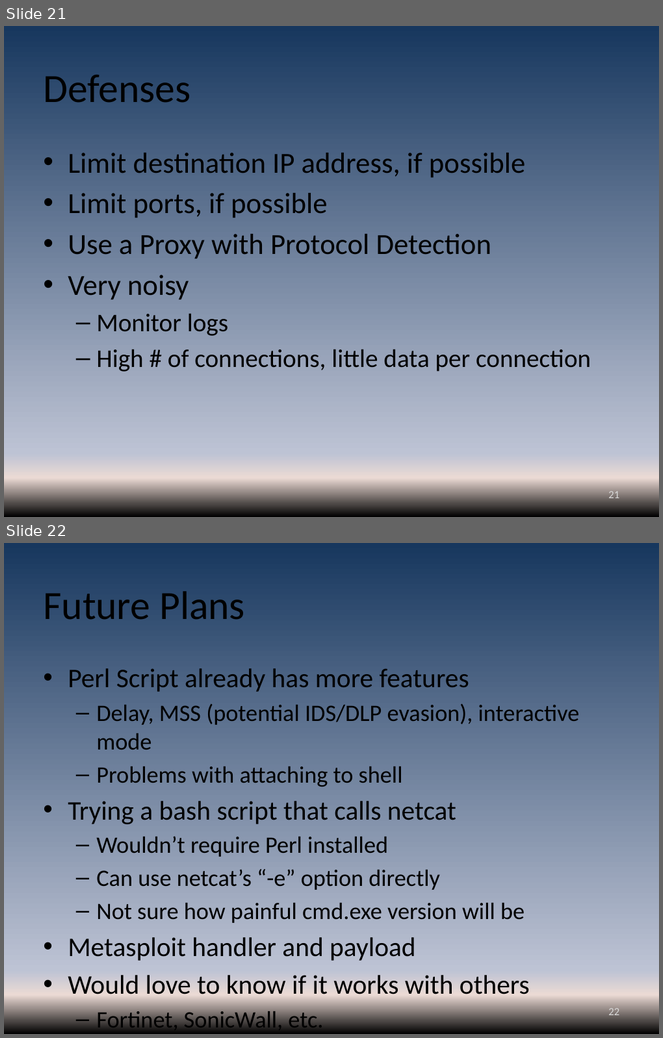
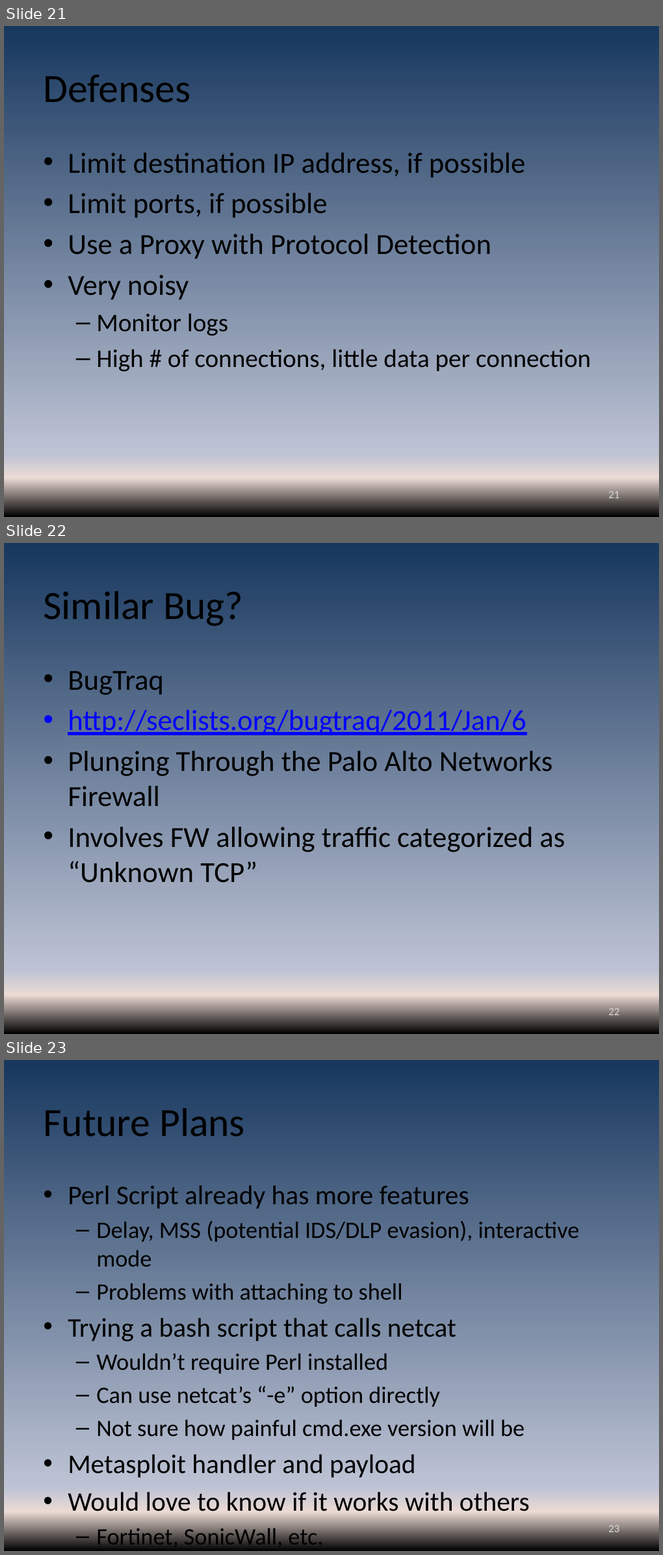
Before and after one commit to superponible/presentations, a slide deck: Bypassing Next-Gen Firewall Rules.pptx. Shown one above the other, each under a label of ours: slides 21 and 22 before the commit, slides 21, 22 and 23 after it. The pictures are 663x1038 and 663x1555 pixels, drawn with LibreOffice and Linux fonts; fonts in the diff are those of the drawing. Boxes give left, top, right and bottom in pixels: in the first picture for what was removed or moved away, otherwise in the second. Text is boxed around its words. In the diff, an @@ line names an element or a change of style, - is before the commit and + after.

```diff
--- a/Bypassing Next-Gen Firewall Rules.pptx
+++ b/Bypassing Next-Gen Firewall Rules.pptx
@@ slide 22 added at bbox=[4, 543, 659, 1034], background gradient #17375E to #BDC3D4 to #EBDAD4 to #000000 @@
@@ title added at bbox=[43, 591, 243, 626], 44 pt, text #000000 @@
+Similar Bug?
@@ text added at bbox=[68, 671, 565, 883], 32 pt, text #000000 @@
+• BugTraq
+• http://seclists.org/bugtraq/2011/Jan/6
+• Plunging Through the Palo Alto Networks Firewall
+• Involves FW allowing traffic categorized as “Unknown TCP”
@@ page number added at bbox=[608, 1008, 620, 1019], 12 pt, text #D9D9D9 @@
+22
@@ what was slide 22 is now slide 23 @@
@@ page number at bbox=[608, 1525, 620, 1536]: text changed @@
-22
+23
```
